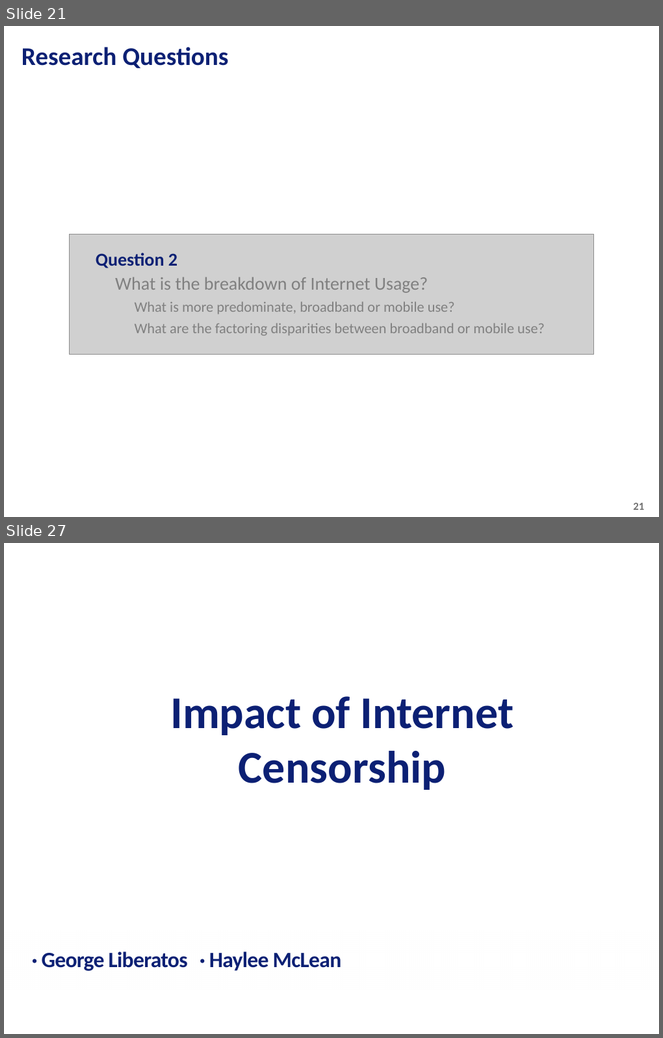
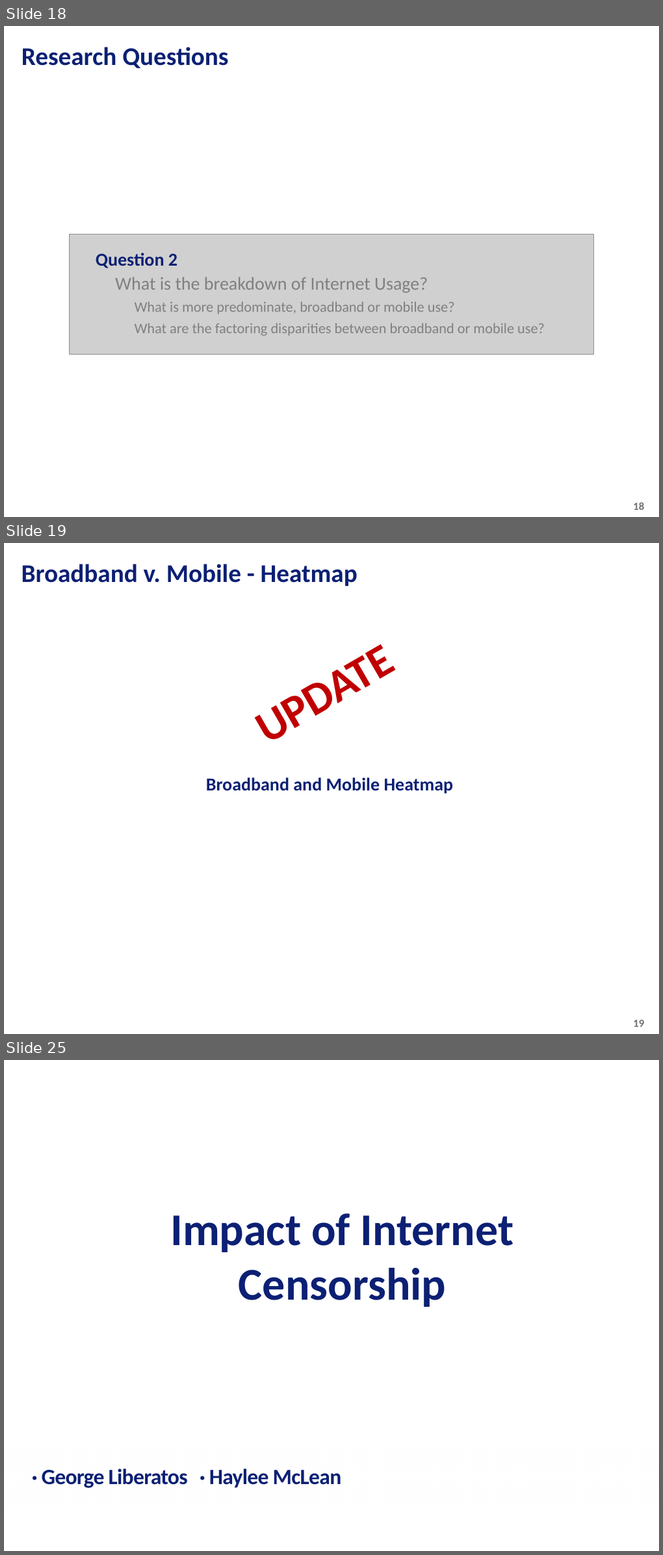
Before and after one commit to tiascott01/07_GroupProject1, a slide deck: Data Presentation.pptx. Shown one above the other, each under a label of ours: slides 21 and 27 before the commit, slides 18, 19 and 25 after it; the slides between them are not shown. The pictures are 663x1038 and 663x1555 pixels, drawn with LibreOffice and Linux fonts; fonts in the diff are those of the drawing; grey boxes stand for pictures; background and template pictures are left out. Boxes give left, top, right and bottom in pixels: in the first picture for what was removed or moved away, otherwise in the second. Text is boxed around its words. In the diff, an @@ line names an element or a change of style, - is before the commit and + after.

```diff
--- a/Data Presentation.pptx
+++ b/Data Presentation.pptx
@@ slide 19 added at (4,543,659,1034), background picture (left out); not listed: 1 template element that a slide beside it also shows @@
@@ title added at (22,564,358,586), 28 pt, text #0C2074, bold @@
+Broadband v. Mobile - Heatmap
@@ text added at (207,622,456,789), 50 pt, text #C00000, bold @@
+UPDATE
@@ text added at (206,778,454,794), 20 pt, text #0C2074, bold @@
+Broadband and Mobile Heatmap
@@ what was slide 21 is now slide 18 @@
@@ page number at (633,502,644,510): text changed @@
-21
+18
@@ what was slide 27 is now slide 25 @@
```
Also in this commit, not shown: 5 slides changed, 17 other slides added, 20 slides removed.
